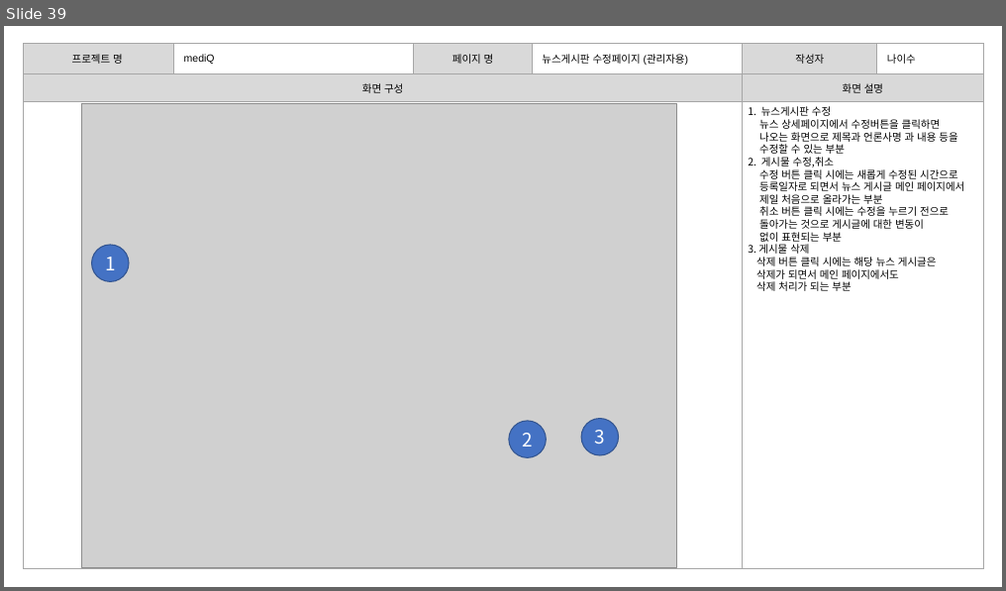
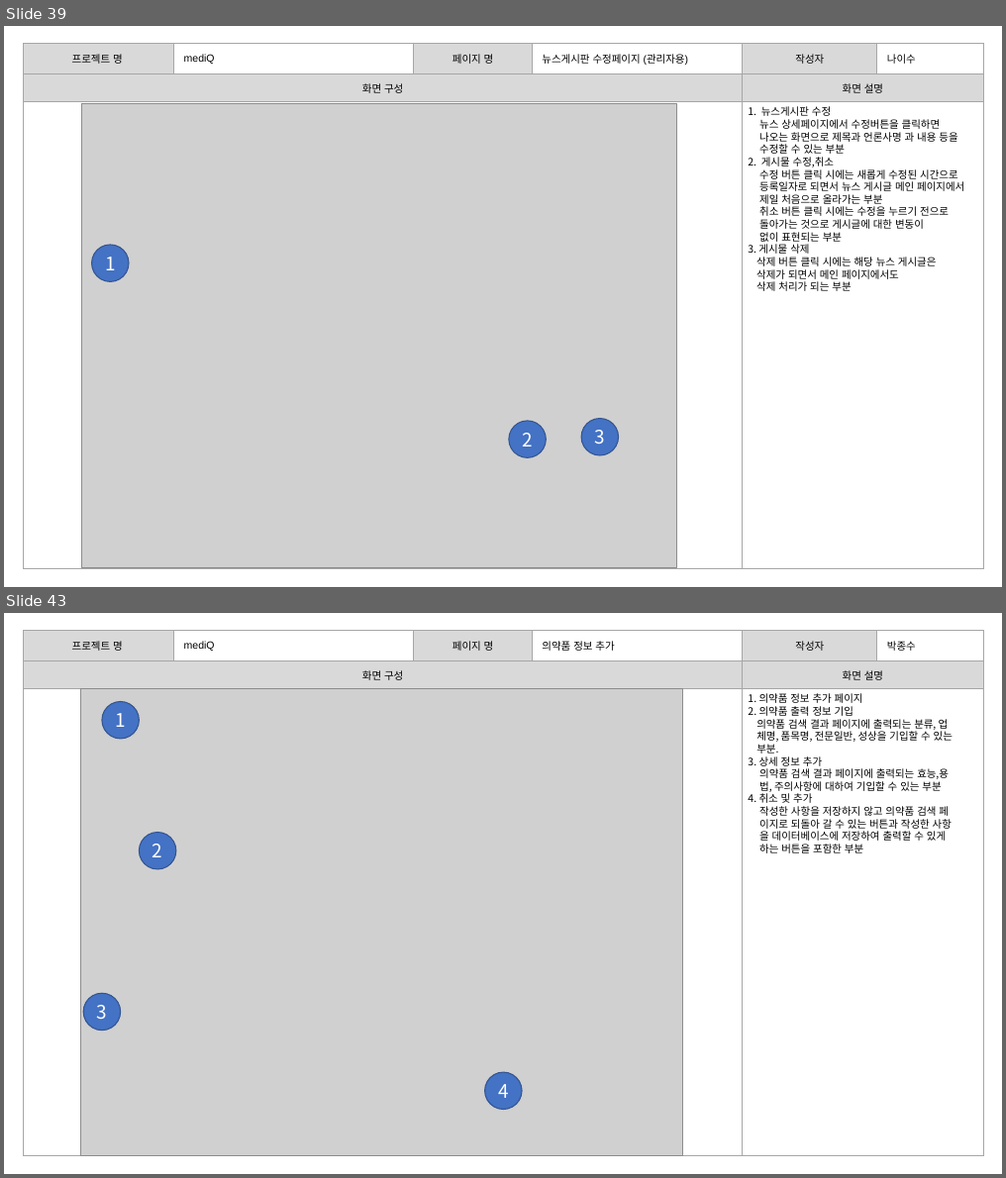
Before and after one commit to burnyst/mediQ, a slide deck: doc/0빅데이터분석프로젝트(공용)/[06] 스토리보드.pptx. Shown one above the other, each under a label of ours: slide 39 before the commit, slides 39 and 43 after it; the slides between them are not shown. The pictures are 1006x591 and 1006x1178 pixels, drawn with LibreOffice and Linux fonts; fonts in the diff are those of the drawing; grey boxes stand for pictures. Boxes give left, top, right and bottom in pixels: in the first picture for what was removed or moved away, otherwise in the second. Text is boxed around its words. In the diff, an @@ line names an element or a change of style, - is before the commit and + after.

```diff
--- a/doc/0빅데이터분석프로젝트(공용)/[06] 스토리보드.pptx
+++ b/doc/0빅데이터분석프로젝트(공용)/[06] 스토리보드.pptx
@@ slide 43 added at <box>4,613,1002,1174</box>, background #FFFFFF @@
@@ table added at <box>24,630,983,684</box>, 1 rows, 6 columns @@
+프로젝트 명 | mediQ | 페이지 명 | 의약품 정보 추가 | 작성자 | 박종수
@@ table added at <box>24,662,984,1156</box>, 2 rows, 2 columns @@
+화면 구성 | 화면 설명
+ | 
@@ picture added at <box>81,689,683,1157</box> @@
@@ ellipse added at <box>102,701,140,739</box>, fill #4472C4, outline #325491 1 pt, 18 pt, text #FFFFFF @@
+1
@@ text added at <box>747,693,952,854</box>, 10 pt, text #000000 @@
+1. 의약품 정보 추가 페이지
+2. 의약품 출력 정보 기입
+의약품 검색 결과 페이지에 출력되는 분류, 업
+체명, 품목명, 전문일반, 성상을 기입할 수 있는
+부분.
+3. 상세 정보 추가
+의약품 검색 결과 페이지에 출력되는 효능,용
+법, 주의사항에 대하여 기입할 수 있는 부분
+4. 취소 및 추가
+작성한 사항을 저장하지 않고 의약품 검색 페
+이지로 되돌아 갈 수 있는 버튼과 작성한 사항
+을 데이터베이스에 저장하여 출력할 수 있게
+하는 버튼을 포함한 부분
@@ ellipse added at <box>139,833,176,869</box>, fill #4472C4, outline #325491 1 pt, 18 pt, text #FFFFFF @@
+2
@@ ellipse added at <box>83,993,121,1031</box>, fill #4472C4, outline #325491 1 pt, 18 pt, text #FFFFFF @@
+3
@@ ellipse added at <box>484,1072,522,1110</box>, fill #4472C4, outline #325491 1 pt, 18 pt, text #FFFFFF @@
+4
```
Also in this commit, not shown: 5 other slides added, 1 slide removed.
